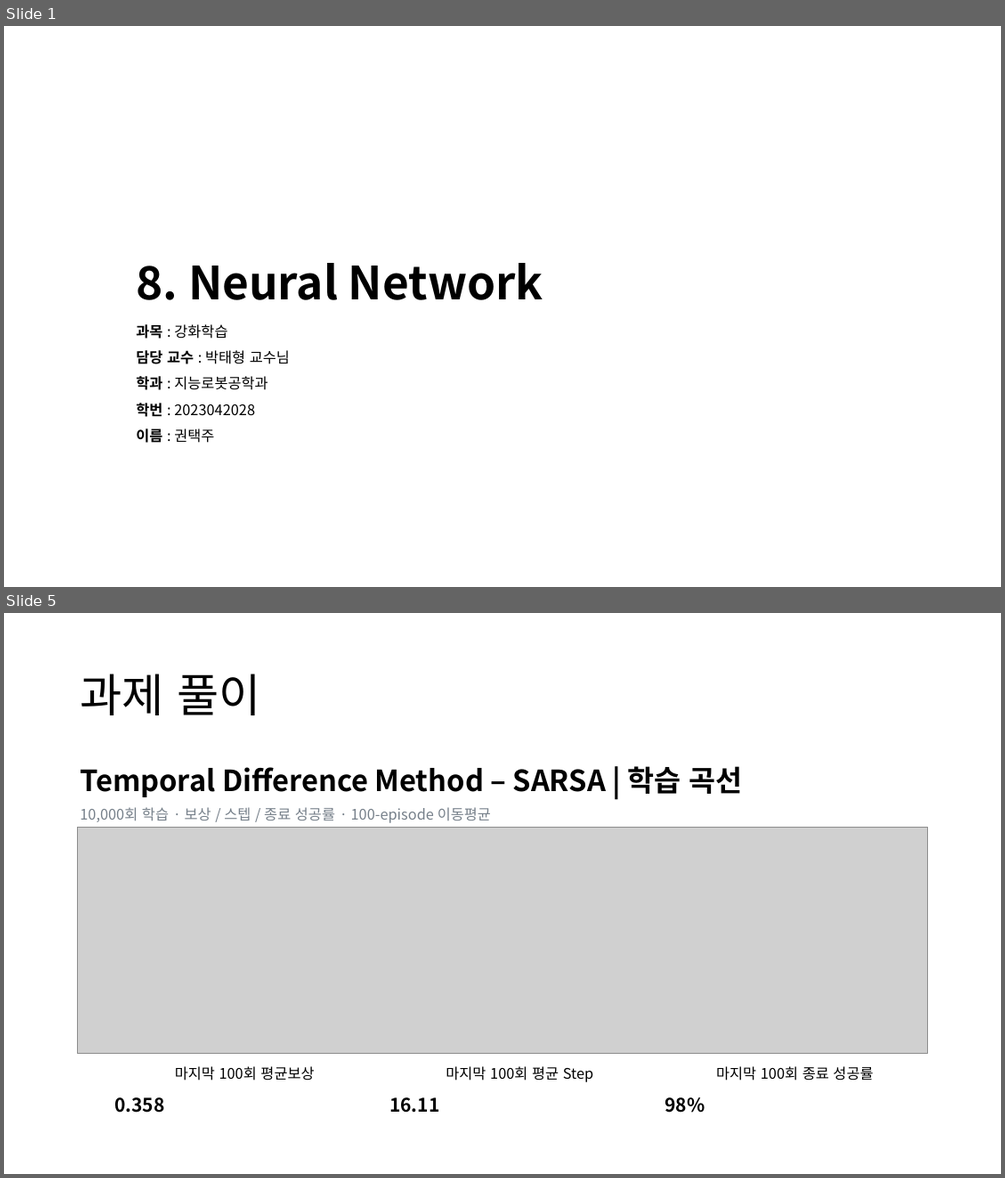
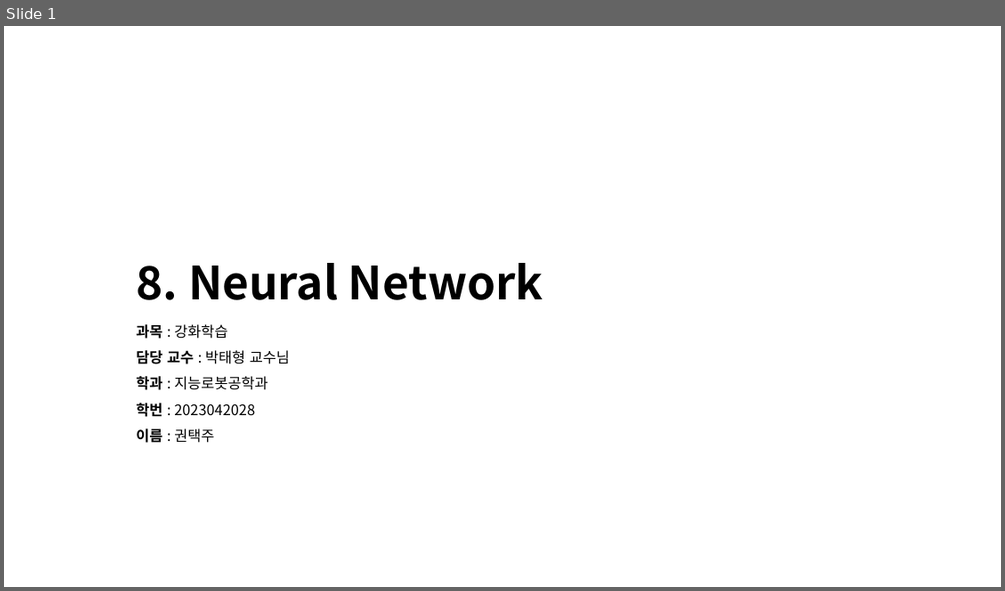
Before and after one commit to KweonTJ/Reinforcement_Learning, a slide deck: 8. Neural Network/8. Neural Network.pptx. Shown one above the other, each under a label of ours: slides 1 and 5 before the commit, slide 1 after it; the slides between them are not shown. The pictures are 1005x1178 and 1005x591 pixels, drawn with LibreOffice and Linux fonts; fonts in the diff are those of the drawing; grey boxes stand for pictures; background and template pictures are left out. Boxes give left, top, right and bottom in pixels: in the first picture for what was removed or moved away, otherwise in the second. Text is boxed around its words. In the diff, an @@ line names an element or a change of style, - is before the commit and + after.

```diff
--- a/8. Neural Network/8. Neural Network.pptx
+++ b/8. Neural Network/8. Neural Network.pptx
@@ slide 5 removed at (x1=4, y1=613, x2=1001, y2=1174), background #FFFFFF @@
@@ title removed at (x1=80, y1=674, x2=260, y2=715) @@
-과제 풀이
@@ text removed at (x1=80, y1=766, x2=742, y2=823) @@
-Temporal Difference Method – SARSA | 학습 곡선
-10,000회 학습 · 보상 / 스텝 / 종료 성공률 · 100-episode 이동평균
@@ picture removed at (x1=77, y1=827, x2=927, y2=1054) @@
@@ table removed at (x1=107, y1=1058, x2=933, y2=1116), 2 rows, 3 columns @@
-마지막 100회 평균보상 | 마지막 100회 평균 Step | 마지막 100회 종료 성공률
-0.358 | 16.11 | 98%
```
Also in this commit, not shown: 4 slides changed, 20 slides added, 6 other slides removed, 3 other files.
